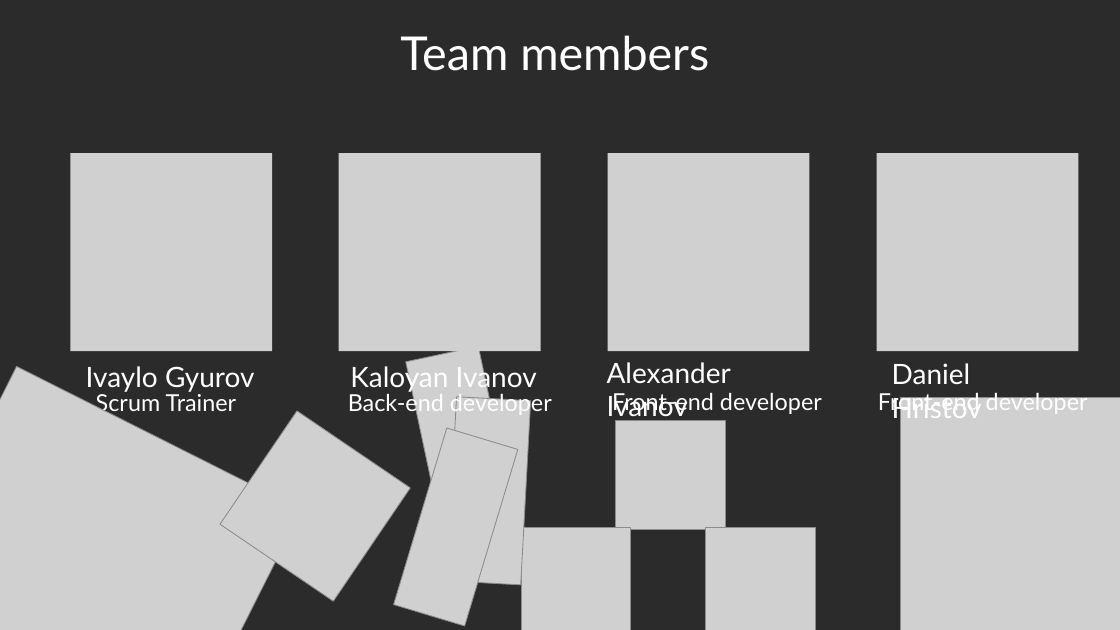
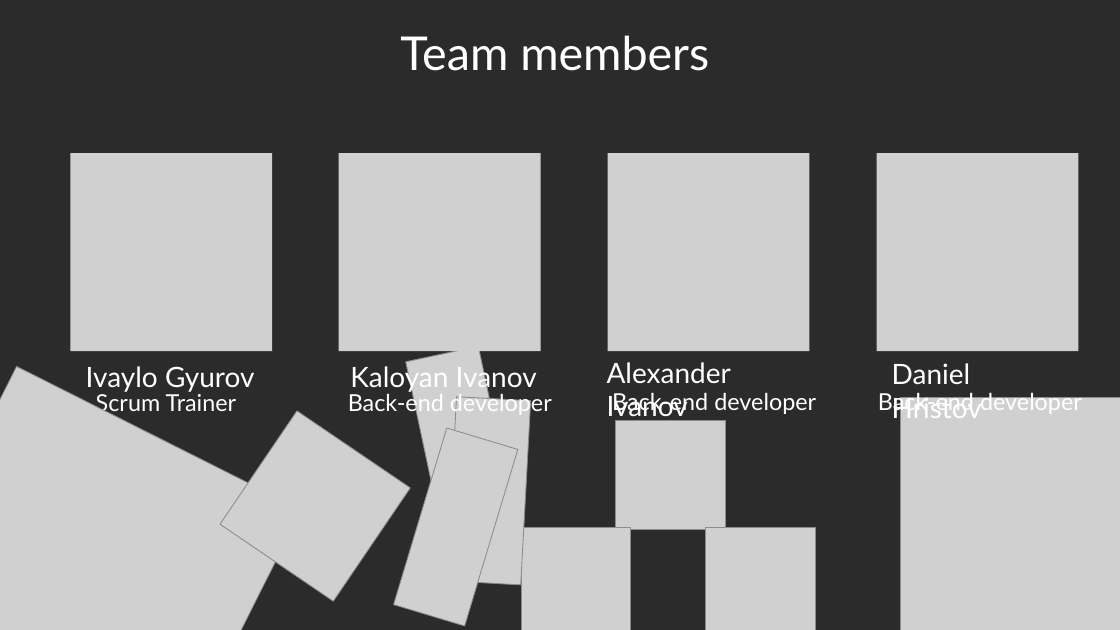
Before and after one commit to IRGyurov22/AstroTech, a slide deck: slide 2 of Documentation/Presentation-AstroTech.pptx. Drawn at 1120x630 pixels with LibreOffice and Linux fonts; fonts in the diff are those of the drawing; grey boxes stand for pictures; background and template pictures are left out; a plain dark background stands for a picture behind light text. Boxes give left, top, right and bottom in pixels: in the first picture for what was removed or moved away, otherwise in the second. Text is boxed around its words. In the diff, an @@ line names an element or a change of style, - is before the commit and + after.

```diff
--- a/Documentation/Presentation-AstroTech.pptx
+++ b/Documentation/Presentation-AstroTech.pptx
@@ text at <box>878,389,1082,415</box>: text changed @@
-Front-end developer
+Back-end developer
@@ text at <box>612,393,816,415</box>: text changed @@
-Front-end developer
+Back-end developer
```
Also in this commit, not shown: 2 other files.
